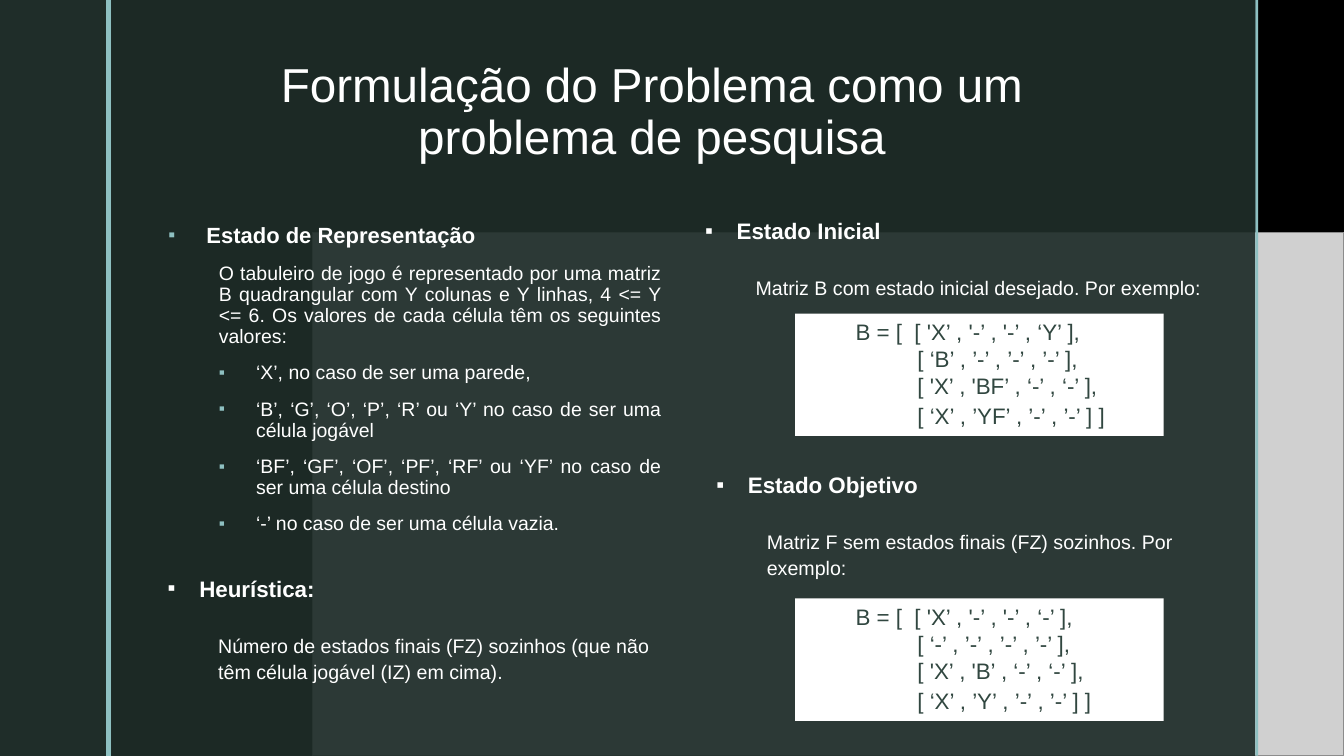
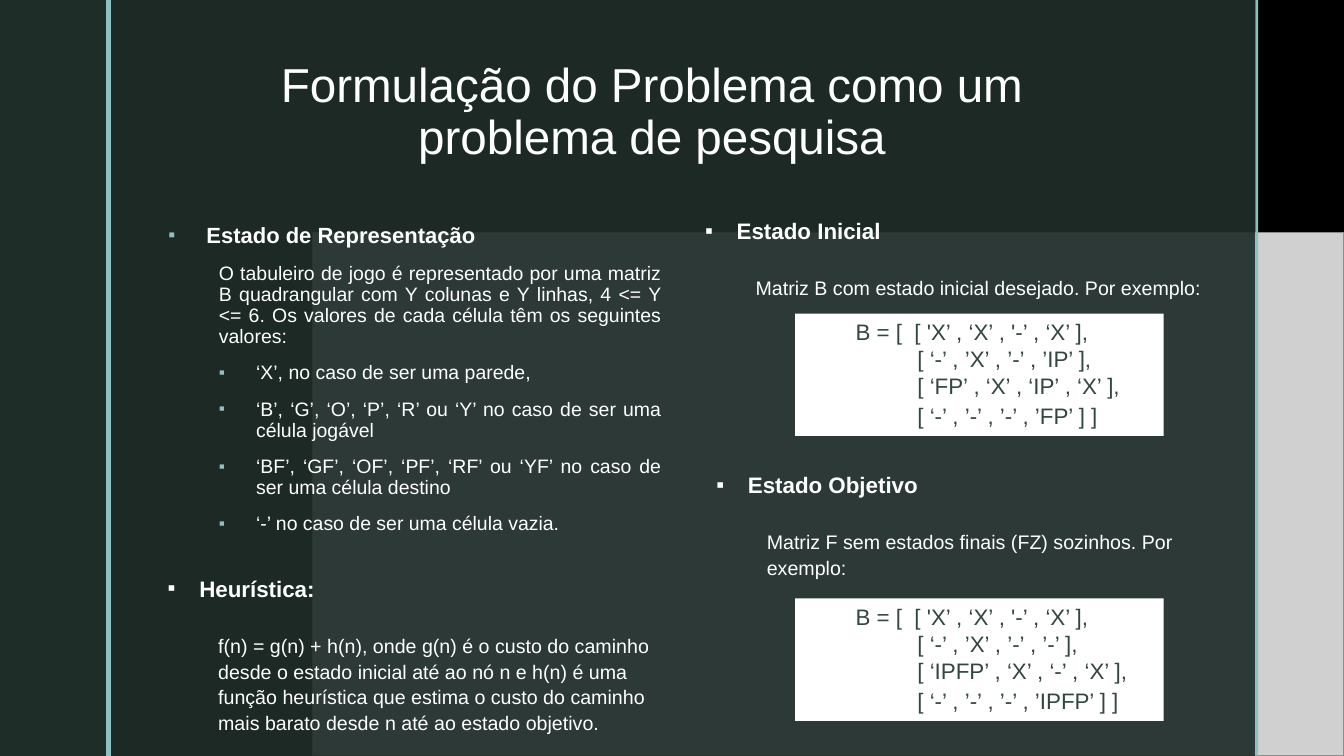
Before and after one commit to pedrovponte/IART-g39, a slide deck: slide 4 of docs/presentation.pptx. Drawn at 1344x756 pixels with LibreOffice and Linux fonts; fonts in the diff are those of the drawing; grey boxes stand for pictures; background and template pictures are left out. Boxes give left, top, right and bottom in pixels: in the first picture for what was removed or moved away, otherwise in the second. Text is boxed around its words. In the diff, an @@ line names an element or a change of style, - is before the commit and + after.

```diff
--- a/docs/presentation.pptx
+++ b/docs/presentation.pptx
@@ text in rectangle at <box>856,324,1102,424</box>: text changed @@
-  B = [ [ 'X’ , '-’ , '-’ , ‘Y’ ],
-  [ ‘B’ , ’-’ , ’-’ , ’-’ ],
-  [ 'X’ , 'BF’ , ‘-’ , ‘-’ ],
-  [ ‘X’ , ’YF’ , ’-’ , ’-’ ] ]
+  B = [ [ 'X’ , ‘X’ , '-’ , ‘X’ ],
+  [ ‘-’ , ’X’ , ’-’ , ’IP’ ],
+  [ ‘FP’ , ‘X’ , ‘IP’ , ‘X’ ],
+  [ ‘-’ , ’-’ , ’-’ , ’FP’ ] ]
@@ text in rectangle at <box>856,609,1110,709</box>: text changed @@
-  B = [ [ 'X’ , '-’ , '-’ , ‘-’ ],
-  [ ‘-’ , ’-’ , ’-’ , ’-’ ],
-  [ 'X’ , 'B’ , ‘-’ , ‘-’ ],
-  [ ‘X’ , ’Y’ , ’-’ , ’-’ ] ]
+  B = [ [ 'X’ , ‘X’ , '-’ , ‘X’ ],
+  [ ‘-’ , ’X’ , ’-’ , ’-’ ],
+  [ ‘IPFP’ , ‘X’ , ‘-’ , ‘X’ ],
+  [ ‘-’ , ’-’ , ’-’ , ’IPFP’ ] ]
@@ text at <box>218,638,649,734</box>: text changed @@
-  Número de estados finais (FZ) sozinhos (que não têm célula jogável (IZ) em cima).
+  f(n) = g(n) + h(n), onde g(n) é o custo do caminho desde o estado inicial até ao nó n e h(n) é uma função heurística que estima o custo do caminho mais barato desde n até ao estado objetivo.
```
Also in this commit, not shown: 2 other slides changed, 4 other files.
